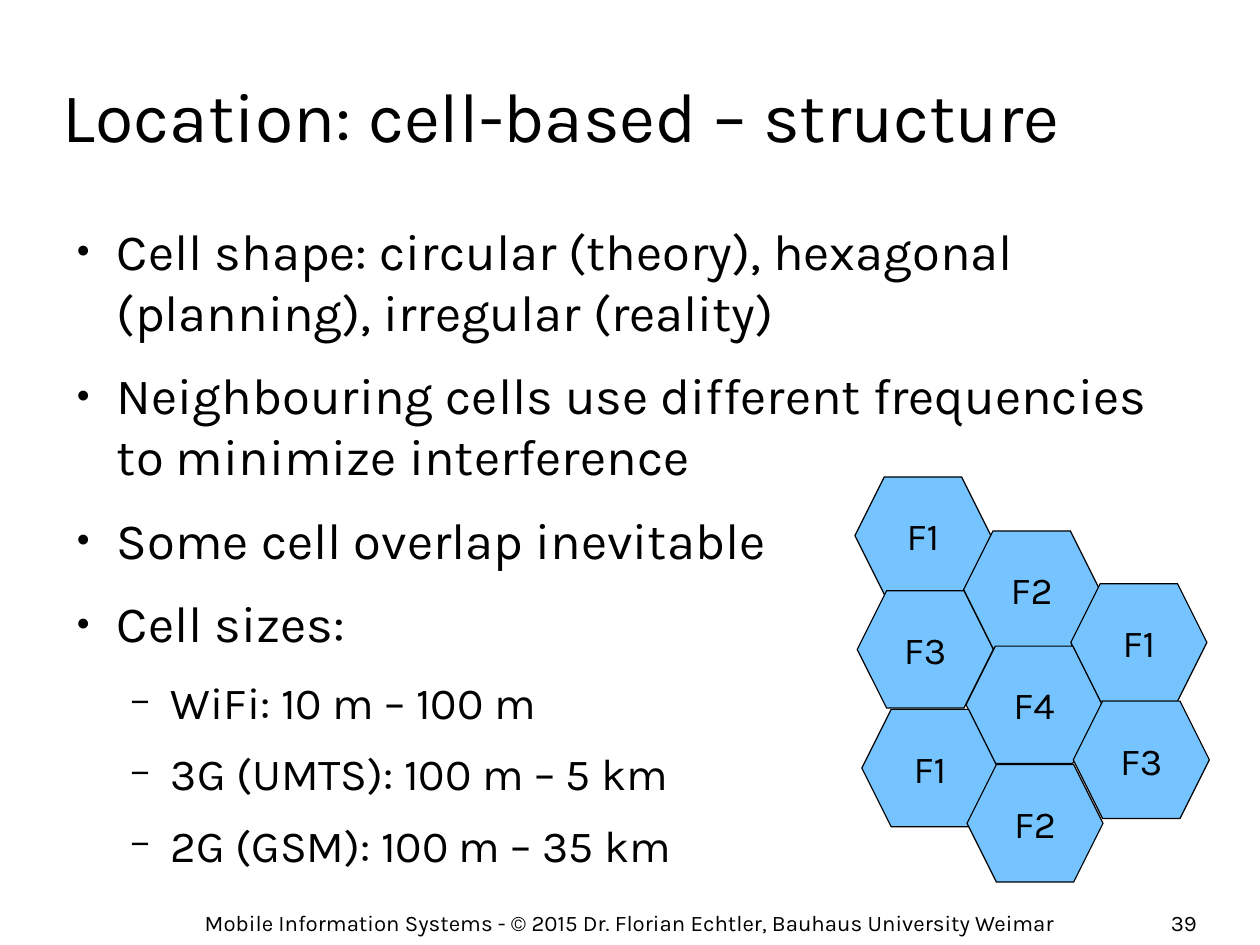
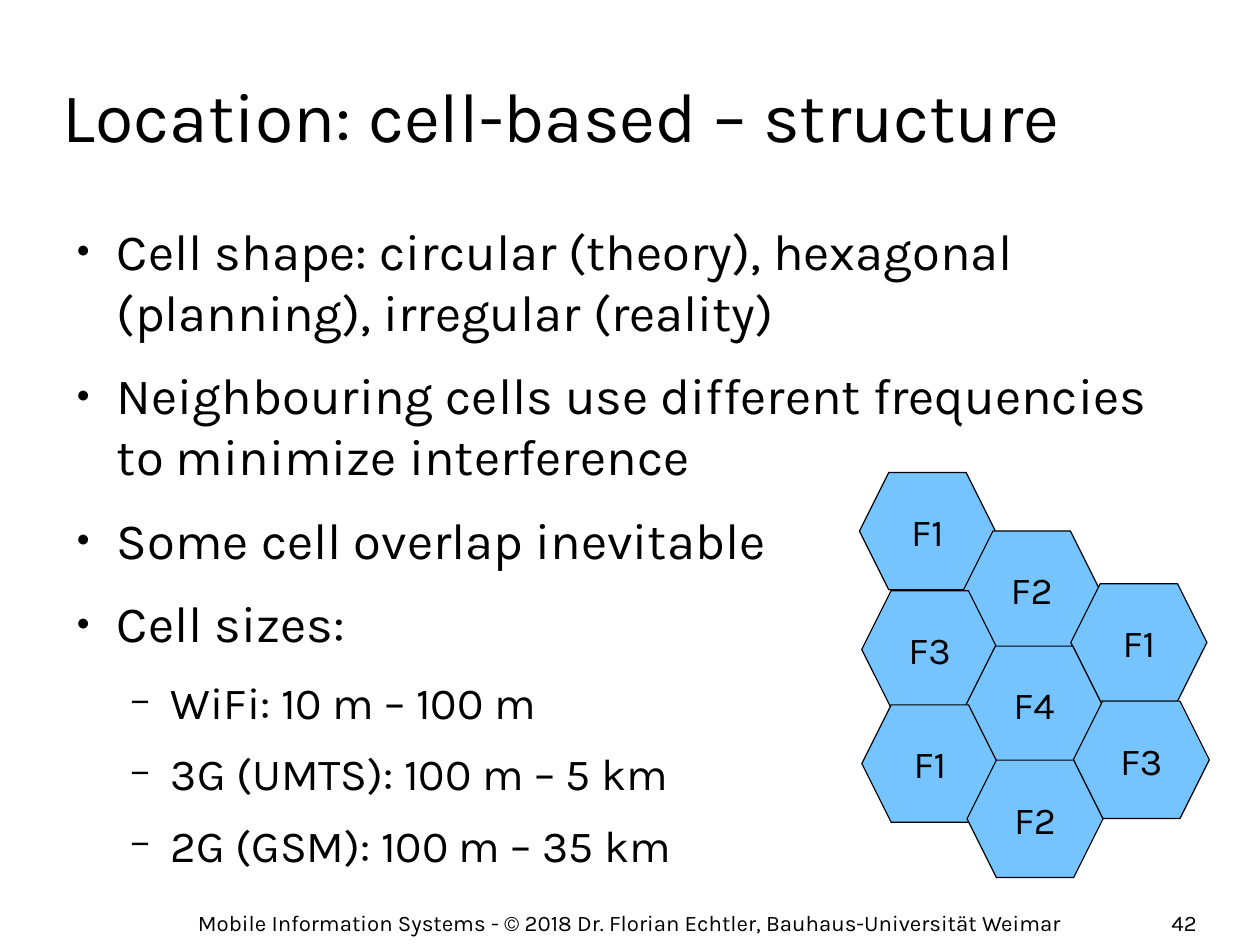
Before and after one commit to floe/mobile-information-systems, a slide deck: slide 42 of 03-networks-and-location.odp (slide 39 before the commit). Drawn at 1260x945 pixels with LibreOffice and Linux fonts; fonts in the diff are those of the drawing; background and template pictures are left out. Boxes give left, top, right and bottom in pixels: in the first picture for what was removed or moved away, otherwise in the second. Text is boxed around its words. In the diff, an @@ line names an element or a change of style, - is before the commit and + after.

```diff
--- a/03-networks-and-location.odp
+++ b/03-networks-and-location.odp
@@ hexagon "F1": place and size @@
-hexagon "F1" at (855, 477, 991, 595)
+hexagon "F1" at (860, 472, 996, 590)
@@ hexagon "F3": place and size @@
-hexagon "F3" at (858, 591, 994, 709)
+hexagon "F3" at (862, 591, 998, 709)
@@ hexagon "F1": place and size @@
-hexagon "F1" at (862, 710, 998, 828)
+hexagon "F1" at (862, 705, 998, 823)
@@ hexagon "F2": place and size @@
-hexagon "F2" at (967, 765, 1103, 883)
+hexagon "F2" at (967, 760, 1103, 878)
@@ text at (198, 915, 1060, 937): text changed @@
-Mobile Information Systems - © 2015 Dr. Florian Echtler, Bauhaus University Weimar
+Mobile Information Systems - © 2018 Dr. Florian Echtler, Bauhaus-Universität Weimar
@@ page number at (1171, 916, 1196, 931): text changed @@
-39
+42
```
Also in this commit, not shown: 68 other slides changed, 3 slides added, 2 other files.
